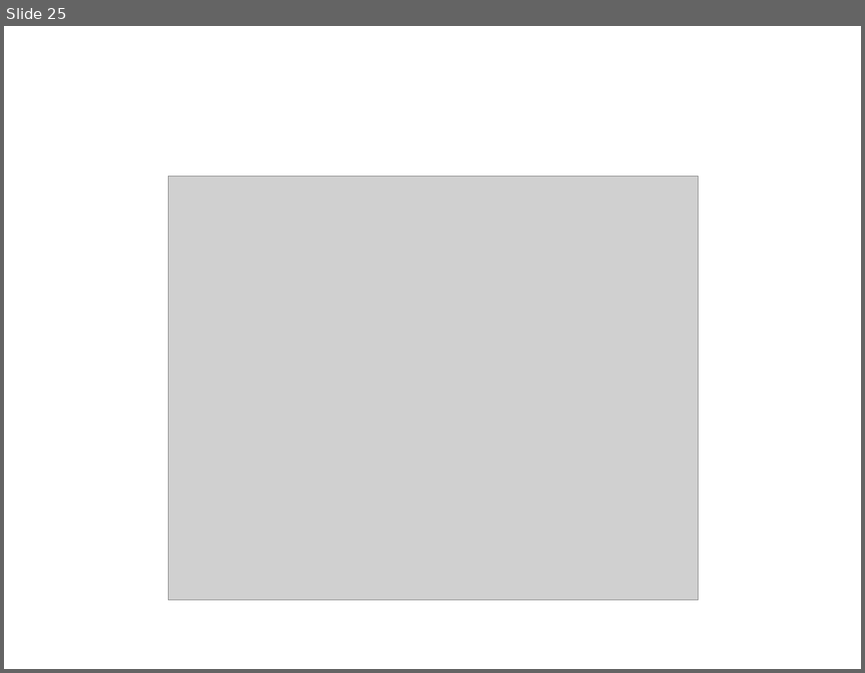
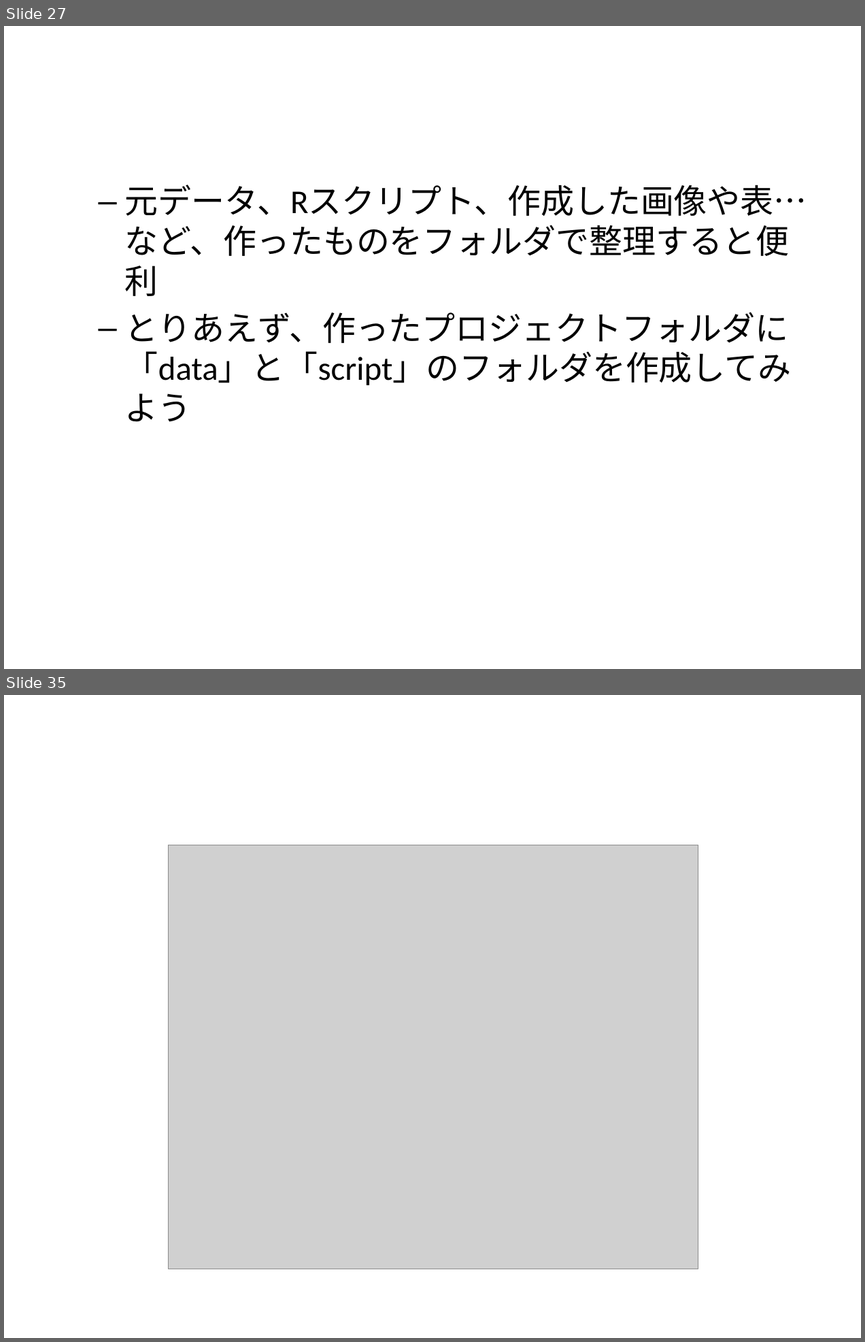
Before and after one commit to T-Reio/r_introduction, a slide deck: introduction1.pptx. Shown one above the other, each under a label of ours: slide 25 before the commit, slides 27 and 35 after it; the slides between them are not shown. The pictures are 865x673 and 865x1342 pixels, drawn with LibreOffice and Linux fonts; fonts in the diff are those of the drawing; grey boxes stand for pictures. Boxes give left, top, right and bottom in pixels: in the first picture for what was removed or moved away, otherwise in the second. Text is boxed around its words. In the diff, an @@ line names an element or a change of style, - is before the commit and + after.

```diff
--- a/introduction1.pptx
+++ b/introduction1.pptx
@@ slide 27 added at <box>4,26,861,669</box>, background #FFFFFF @@
@@ text added at <box>125,184,807,422</box>, 28 pt, text #000000 @@
+  – 元データ、Rスクリプト、作成した画像や表…など、作ったものをフォルダで整理すると便利
+  – とりあえず、作ったプロジェクトフォルダに「data」と「script」のフォルダを作成してみよう
@@ what was slide 25 is now slide 35 @@
```
Also in this commit, not shown: 11 slides changed, 36 other slides added, 1 slide removed, 5 other files.
